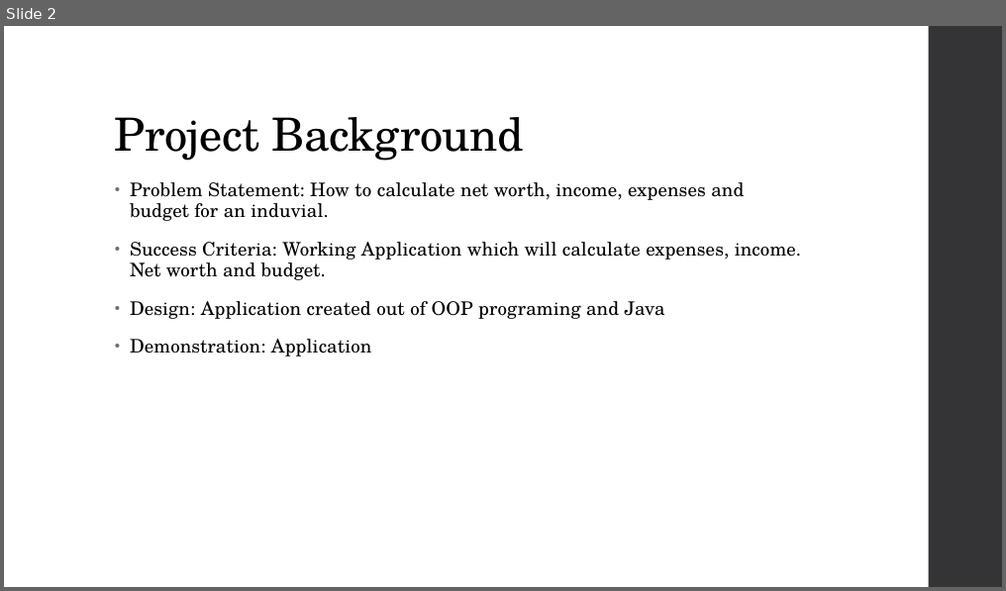
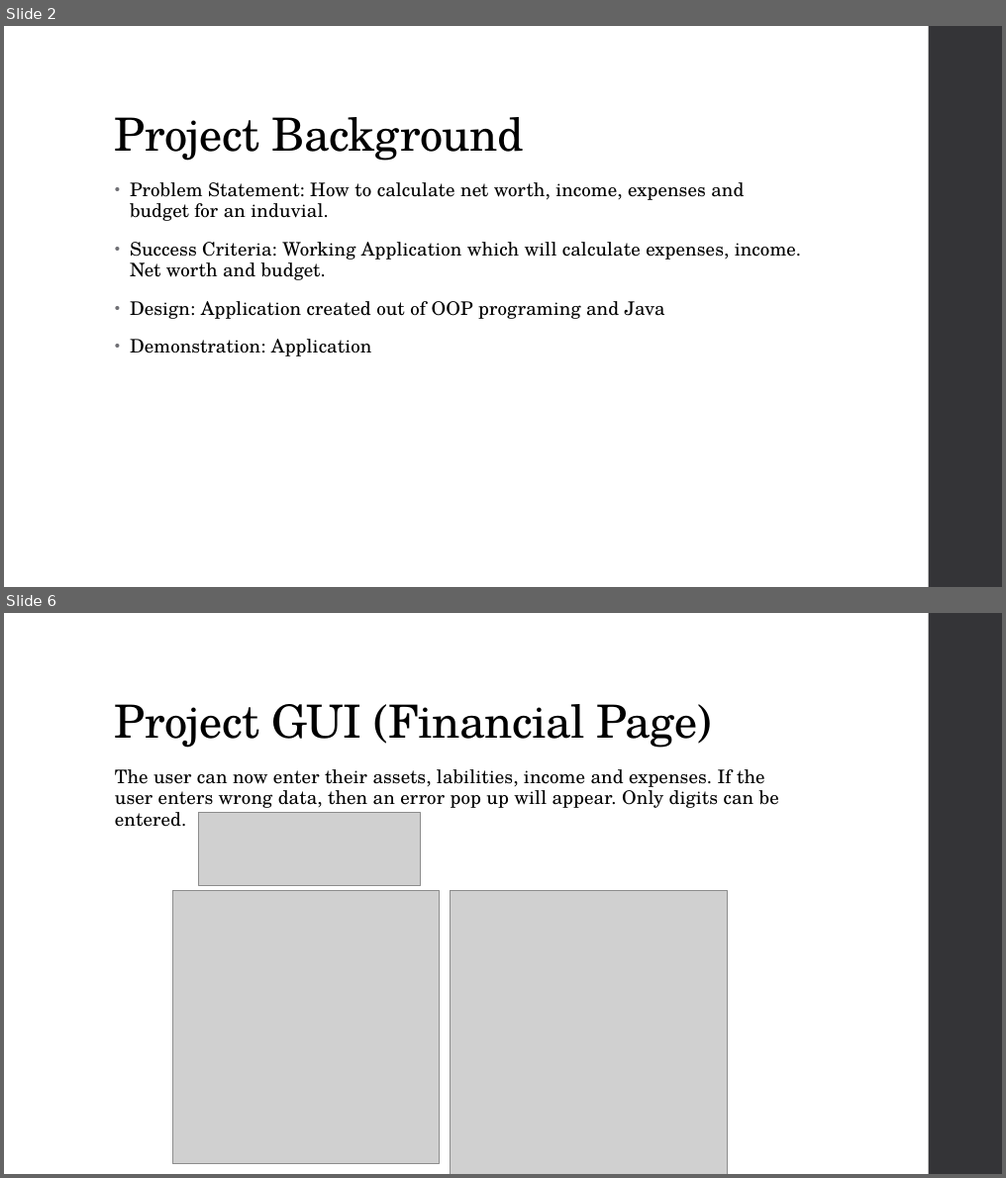
Before and after one commit to Dalicanka/Final-Project, a slide deck: Documentation/Year-End-Project-Presentation.pptx. Shown one above the other, each under a label of ours: slide 2 before the commit, slides 2 and 6 after it; the slides between them are not shown. The pictures are 1006x591 and 1006x1178 pixels, drawn with LibreOffice and Linux fonts; fonts in the diff are those of the drawing; grey boxes stand for pictures. Boxes give left, top, right and bottom in pixels: in the first picture for what was removed or moved away, otherwise in the second. Text is boxed around its words. In the diff, an @@ line names an element or a change of style, - is before the commit and + after.

```diff
--- a/Documentation/Year-End-Project-Presentation.pptx
+++ b/Documentation/Year-End-Project-Presentation.pptx
@@ slide 6 added at box(4, 613, 1002, 1174), background #FFFFFF; not listed: 1 template element that a slide beside it also shows @@
@@ title added at box(115, 704, 712, 748), 44 pt, text #000000 @@
+Project GUI (Financial Page)
@@ text added at box(115, 769, 779, 827), 18 pt, text #000000 @@
+The user can now enter their assets, labilities, income and expenses. If the user enters wrong data, then an error pop up will appear. Only digits can be entered.
@@ picture added at box(199, 812, 420, 885) @@
@@ picture added at box(172, 891, 439, 1164) @@
@@ picture added at box(450, 891, 727, 1174) @@
```
Also in this commit, not shown: 4 other slides added.
